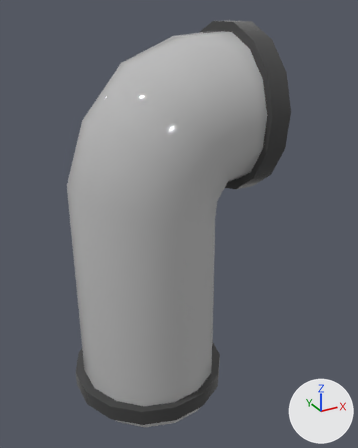
The FBX model Assets/CrowdMatch/Models/PipeB.fbx as it was, and as the next commit left it.
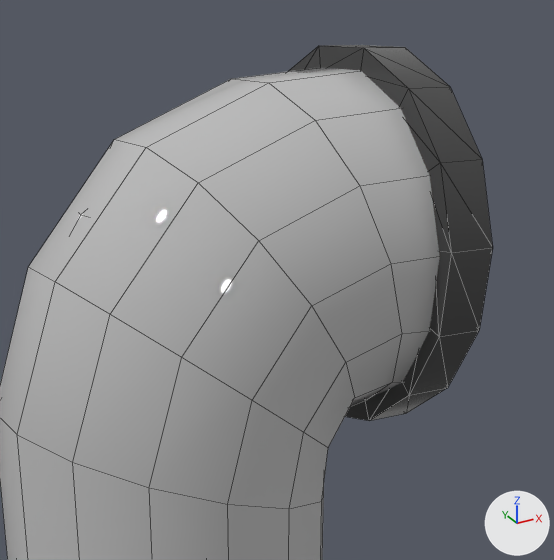
Each version appears first whole from a 50 mm camera at (-0.594, -1.221, 0.621) aimed at (0.06, -0.032, 0.026), and next in a close-up on the part from 19% to 89% of the width and 0% to 56% of the height. Every picture has the same lights, and +X, +Y and +Z are marked at lower right. The older version's two pictures come first. The close-ups show mesh edges as thin lines. Where no turn or scale is listed for an object, it has been applied to the vertices.

The older version as bpy lines, for what is in view:
```python
me_mesh_001 = bpy.data.meshes.new('Mesh.001')
me_mesh_001.from_pydata(...)  # 90 vertices, 163 faces; spans x -0.273..0.273, y -0.239..0.239, z -0.795..0.292
me_mesh_001.materials.append(mat_20___default)  # dark grey #444444
me_mesh_002 = bpy.data.meshes.new('Mesh.002')
me_mesh_002.from_pydata(...)  # 90 vertices, 75 faces; spans x -0.251..0.251, y -0.219..0.219, z -0.814..0.279
me_mesh_002.materials.append(mat_19___default)  # grey #bcbcbc
ob_pipe01 = bpy.data.objects.new('Pipe01', me_mesh_002)
ob_pipe01.location = (0.005, 0.0, 0.279)
ob_pipe02 = bpy.data.objects.new('Pipe02', me_mesh_001)
ob_pipe02.location = (0.0, 0.0, 0.292)
```
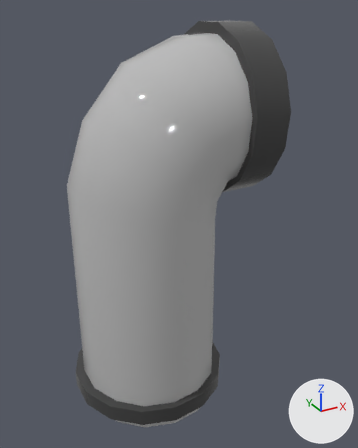
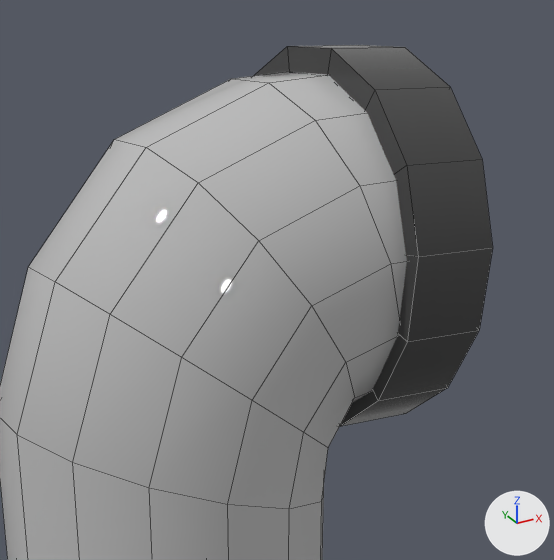
Where the change shows, as pixel boxes (x1, y1, x2, y2) in the close-ups (554 x 560 px):
'Pipe02', reshaped
    before: (289, 45, 493, 421)
    after: (254, 45, 493, 426)

Patch to the scene script:
```diff
--- a/Assets/CrowdMatch/Models/PipeB.fbx.py
+++ b/Assets/CrowdMatch/Models/PipeB.fbx.py
@@ me_mesh_001 @@
 # used by ob_pipe02; location = (0.0, 0.0, 0.292)
-me_mesh_001.from_pydata(...)  # 90 vertices, 163 faces; spans x -0.273..0.273, y -0.239..0.239, z -0.795..0.292
+me_mesh_001.from_pydata(...)  # 60 vertices, 60 faces; spans x 0.167..0.273, y -0.239..0.239, z -0.183..0.292
+# me_mesh_001 part 1
+# 120 faces are deleted
+# 30 vertices in x 0.213, y -0.239..0.239, z -0.183..0.292 move by (-0.046, 0.0, 0.0)
+# 60 new faces join them
+# other edits to the shape of me_mesh_001 do not show in these pictures
 me_mesh_001.materials.append(mat_20___default)
```
